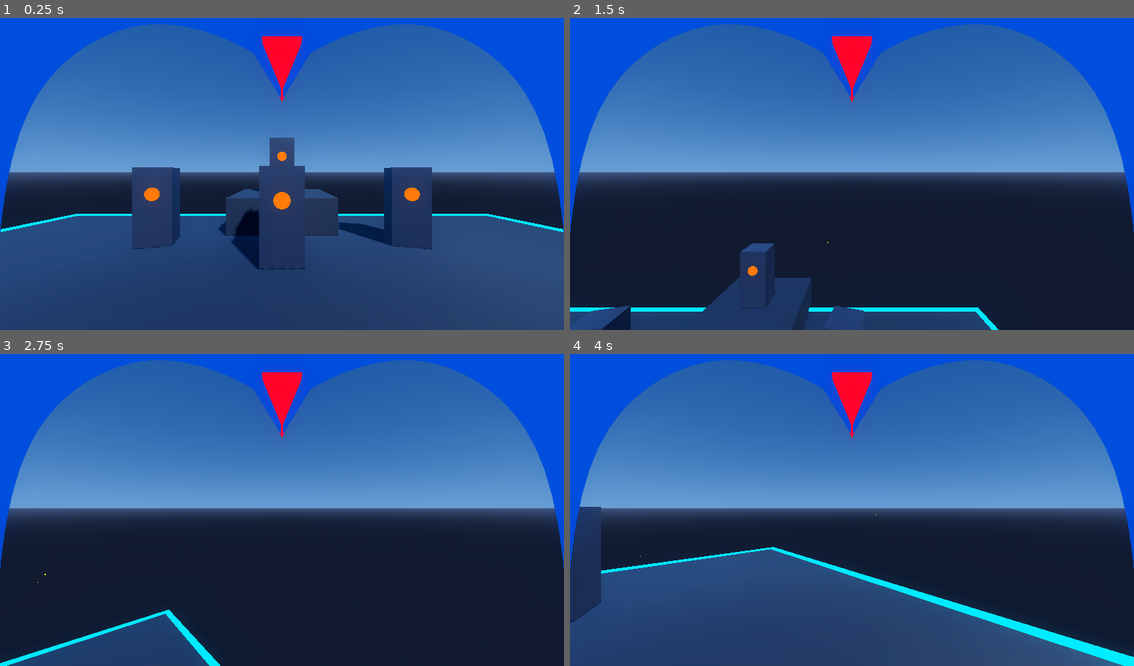
Above: before the commit, frames 1-4 (two rows, left to right).
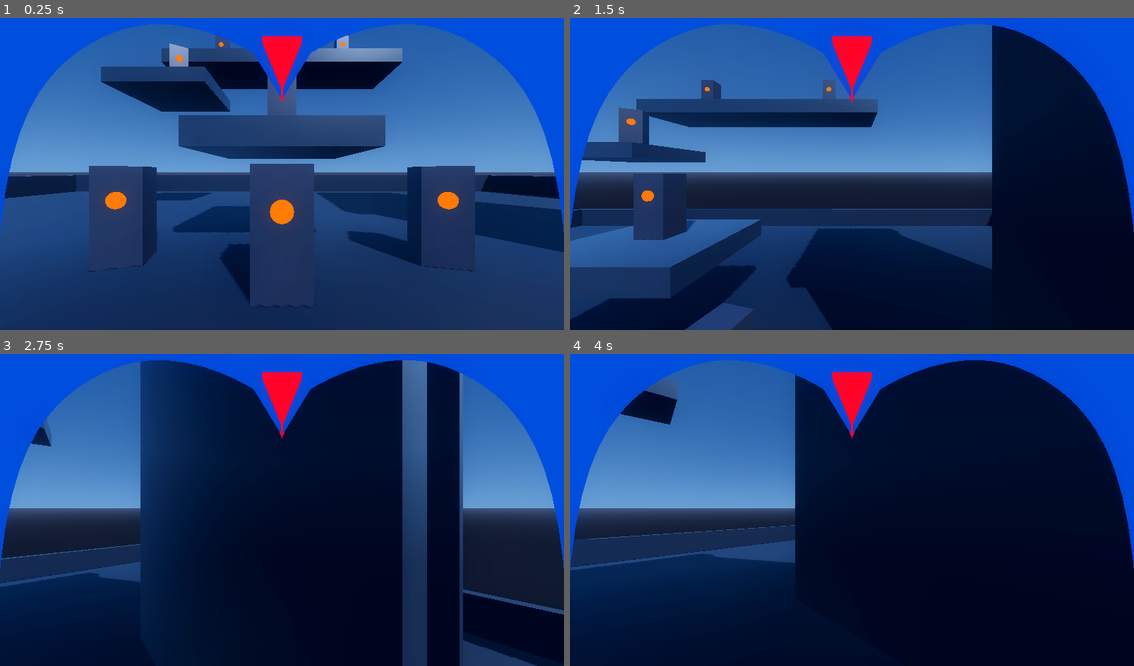
Above: after the commit, the same moments.

Repository: b6-stack/mega-man-x-remade
Game: Godot game, scene res://scenes/test_arena.tscn
Same seed, same stepped clock (60 frames per second), same inputs: the game is played once before the commit and once after it.
Inputs (mouse positions are in pixels of both pictures, inside the frame that each line leads up to):
- Up to frame 1 (0.25 s): no input
- Up to frame 2 (1.5 s): tap Enter (ui_accept) at 0.5, 0.77, 1.07 s; move the mouse to (976, 155) at 0.52 s; hold D 0.53-1.25 s; hold Space 0.53-1.25 s; click (976, 155) at 0.67 s; tap Shift at 0.8 s; drag from (739, 186) to (823, 236) at 1.27 s
- Up to frame 3 (2.75 s): move the mouse to (338, 438) at 2.02 s; hold D from 2.03 s (still down); hold E from 2.03 s (still down); tap Enter (ui_accept) at 2.3 s
- Up to frame 4 (4 s): release D at 2.75 s; release E at 2.75 s; drag from (823, 572) to (682, 460) at 2.77 s; move the mouse to (1021, 556) at 3.52 s; hold A from 3.53 s (still down); hold Space from 3.53 s (still down); tap Enter (ui_accept) at 3.77 s; tap Shift at 3.8 s

The runs differ from the first frame. In frame 1, 28% of the frame differs, in the area x 0-100%, y 5-94%; in frame 2, 32%; in frame 3, 37%; in frame 4, 55%, in the area x 0-100%, y 2-100%.

Commit message:
feat(platforming): implement wall-sliding, wall-kicking, dashing, and expand test arena level

Diff:
--- a/scenes/player.tscn
+++ b/scenes/player.tscn
@@ -145,6 +145,29 @@
 radius = 0.026
 height = 0.030
 
+[sub_resource type="ParticleProcessMaterial" id="ParticleProcessMaterial_wall_slide"]
+emission_shape = 1
+emission_sphere_radius = 0.25
+direction = Vector3(0, 1, 0)
+spread = 40.0
+initial_velocity_min = 1.5
+initial_velocity_max = 3.5
+gravity = Vector3(0, -9.8, 0)
+scale_min = 0.5
+scale_max = 1.0
+
+[sub_resource type="StandardMaterial3D" id="StandardMaterial3D_wall_spark"]
+shading_mode = 0
+albedo_color = Color(1, 0.75, 0.2, 1)
+emission_enabled = true
+emission = Color(1, 0.65, 0.1, 1)
+emission_energy_multiplier = 4.0
+
+[sub_resource type="SphereMesh" id="SphereMesh_wall_spark"]
+material = SubResource("StandardMaterial3D_wall_spark")
+radius = 0.02
+height = 0.04
+
 [node name="VRPlayer" type="CharacterBody3D"]
 collision_layer = 4
 collision_mask = 1
@@ -153,6 +176,14 @@
 [node name="CollisionShape3D" type="CollisionShape3D" parent="."]
 transform = Transform3D(1, 0, 0, 0, 1, 0, 0, 0, 1, 0, 0.9, 0)
 shape = SubResource("CapsuleShape3D_player")
+
+[node name="WallSlideParticles" type="GPUParticles3D" parent="."]
+transform = Transform3D(1, 0, 0, 0, 1, 0, 0, 0, 1, 0, 0.5, 0)
+emitting = false
+amount = 20
+lifetime = 0.18
+process_material = SubResource("ParticleProcessMaterial_wall_slide")
+draw_pass_1 = SubResource("SphereMesh_wall_spark")
 
 [node name="XROrigin3D" type="XROrigin3D" parent="."]
 
--- a/scenes/test_arena.tscn
+++ b/scenes/test_arena.tscn
@@ -24,35 +24,126 @@
 glow_bloom = 0.2
 
 [sub_resource type="BoxShape3D" id="BoxShape3D_floor"]
-size = Vector3(16, 1, 16)
+size = Vector3(36, 1, 36)
 
 [sub_resource type="StandardMaterial3D" id="StandardMaterial3D_floor"]
-albedo_color = Color(0.12, 0.14, 0.18, 1)
-metallic = 0.3
-roughness = 0.6
-uv1_scale = Vector3(16, 16, 1)
+albedo_color = Color(0.10, 0.12, 0.16, 1)
+metallic = 0.4
+roughness = 0.5
+uv1_scale = Vector3(36, 36, 1)
 
 [sub_resource type="BoxMesh" id="BoxMesh_floor"]
 material = SubResource("StandardMaterial3D_floor")
-size = Vector3(16, 1, 16)
-
-[sub_resource type="StandardMaterial3D" id="StandardMaterial3D_trim"]
+size = Vector3(36, 1, 36)
+
+[sub_resource type="StandardMaterial3D" id="StandardMaterial3D_wall"]
+albedo_color = Color(0.14, 0.17, 0.22, 1)
+metallic = 0.5
+roughness = 0.4
+
+[sub_resource type="StandardMaterial3D" id="StandardMaterial3D_platform"]
+albedo_color = Color(0.16, 0.20, 0.26, 1)
+metallic = 0.5
+roughness = 0.35
+
+[sub_resource type="StandardMaterial3D" id="StandardMaterial3D_trim_cyan"]
 shading_mode = 0
-albedo_color = Color(0, 0.8, 1, 1)
+albedo_color = Color(0, 0.85, 1, 1)
 emission_enabled = true
-emission = Color(0, 0.75, 1, 1)
-emission_energy_multiplier = 3.0
-
-[sub_resource type="BoxMesh" id="BoxMesh_trim"]
-material = SubResource("StandardMaterial3D_trim")
-size = Vector3(16.2, 0.05, 0.2)
-
-[sub_resource type="BoxMesh" id="BoxMesh_platform"]
-material = SubResource("StandardMaterial3D_floor")
-size = Vector3(3, 1, 3)
-
-[sub_resource type="BoxShape3D" id="BoxShape3D_platform"]
-size = Vector3(3, 1, 3)
+emission = Color(0, 0.8, 1, 1)
+emission_energy_multiplier = 3.5
+
+[sub_resource type="StandardMaterial3D" id="StandardMaterial3D_trim_amber"]
+shading_mode = 0
+albedo_color = Color(1, 0.65, 0.05, 1)
+emission_enabled = true
+emission = Color(1, 0.6, 0.05, 1)
+emission_energy_multiplier = 3.5
+
+[sub_resource type="StandardMaterial3D" id="StandardMaterial3D_trim_green"]
+shading_mode = 0
+albedo_color = Color(0.1, 1, 0.45, 1)
+emission_enabled = true
+emission = Color(0.1, 0.95, 0.4, 1)
+emission_energy_multiplier = 3.5
+
+[sub_resource type="BoxMesh" id="BoxMesh_trim_h36"]
+material = SubResource("StandardMaterial3D_trim_cyan")
+size = Vector3(36.2, 0.05, 0.2)
+
+[sub_resource type="BoxMesh" id="BoxMesh_trim_v36"]
+material = SubResource("StandardMaterial3D_trim_cyan")
+size = Vector3(0.2, 0.05, 36.2)
+
+[sub_resource type="BoxMesh" id="BoxMesh_chute_wall"]
+material = SubResource("StandardMaterial3D_wall")
+size = Vector3(0.8, 12, 8)
+
+[sub_resource type="BoxShape3D" id="BoxShape3D_chute_wall"]
+size = Vector3(0.8, 12, 8)
+
+[sub_resource type="BoxMesh" id="BoxMesh_observation_deck"]
+material = SubResource("StandardMaterial3D_platform")
+size = Vector3(6, 0.8, 8)
+
+[sub_resource type="BoxShape3D" id="BoxShape3D_observation_deck"]
+size = Vector3(6, 0.8, 8)
+
+[sub_resource type="BoxMesh" id="BoxMesh_monolith"]
+material = SubResource("StandardMaterial3D_wall")
+size = Vector3(4, 10, 2)
+
+[sub_resource type="BoxShape3D" id="BoxShape3D_monolith"]
+size = Vector3(4, 10, 2)
+
+[sub_resource type="BoxMesh" id="BoxMesh_monolith_perch"]
+material = SubResource("StandardMaterial3D_platform")
+size = Vector3(4.4, 0.6, 2.4)
+
+[sub_resource type="BoxShape3D" id="BoxShape3D_monolith_perch"]
+size = Vector3(4.4, 0.6, 2.4)
+
+[sub_resource type="BoxMesh" id="BoxMesh_plat_step1"]
+material = SubResource("StandardMaterial3D_platform")
+size = Vector3(4, 0.6, 4)
+
+[sub_resource type="BoxShape3D" id="BoxShape3D_plat_step1"]
+size = Vector3(4, 0.6, 4)
+
+[sub_resource type="BoxMesh" id="BoxMesh_plat_step2"]
+material = SubResource("StandardMaterial3D_platform")
+size = Vector3(4, 0.6, 4)
+
+[sub_resource type="BoxShape3D" id="BoxShape3D_plat_step2"]
+size = Vector3(4, 0.6, 4)
+
+[sub_resource type="BoxMesh" id="BoxMesh_high_bridge"]
+material = SubResource("StandardMaterial3D_platform")
+size = Vector3(14, 0.8, 4)
+
+[sub_resource type="BoxShape3D" id="BoxShape3D_high_bridge"]
+size = Vector3(14, 0.8, 4)
+
+[sub_resource type="BoxMesh" id="BoxMesh_barrier_side"]
+material = SubResource("StandardMaterial3D_wall")
+size = Vector3(36.4, 1.4, 0.4)
+
+[sub_resource type="BoxShape3D" id="BoxShape3D_barrier_side"]
+size = Vector3(36.4, 1.4, 0.4)
+
+[sub_resource type="BoxMesh" id="BoxMesh_barrier_end"]
+material = SubResource("StandardMaterial3D_wall")
+size = Vector3(0.4, 1.4, 36.4)
+
+[sub_resource type="BoxShape3D" id="BoxShape3D_barrier_end"]
+size = Vector3(0.4, 1.4, 36.4)
+
+[sub_resource type="BoxMesh" id="BoxMesh_cover"]
+material = SubResource("StandardMaterial3D_platform")
+size = Vector3(3, 1.4, 0.8)
+
+[sub_resource type="BoxShape3D" id="BoxShape3D_cover"]
+size = Vector3(3, 1.4, 0.8)
 
 [node name="TestArena" type="Node3D"]
 
@@ -60,7 +151,7 @@
 environment = SubResource("Environment_env")
 
 [node name="DirectionalLight3D" type="DirectionalLight3D" parent="."]
-transform = Transform3D(0.866025, -0.353553, 0.353553, 0, 0.707107, 0.707107, -0.5, -0.612372, 0.612372, 5, 8, 5)
+transform = Transform3D(0.866025, -0.353553, 0.353553, 0, 0.707107, 0.707107, -0.5, -0.612372, 0.612372, 8, 16, 8)
 shadow_enabled = true
 
 [node name="Floor" type="StaticBody3D" parent="."]
@@ -76,43 +167,213 @@
 mesh = SubResource("BoxMesh_floor")
 
 [node name="FloorTrimNorth" type="MeshInstance3D" parent="Floor"]
-transform = Transform3D(1, 0, 0, 0, 1, 0, 0, 0, 1, 0, 0.02, -8)
-mesh = SubResource("BoxMesh_trim")
+transform = Transform3D(1, 0, 0, 0, 1, 0, 0, 0, 1, 0, 0.02, -18)
+mesh = SubResource("BoxMesh_trim_h36")
 
 [node name="FloorTrimSouth" type="MeshInstance3D" parent="Floor"]
-transform = Transform3D(1, 0, 0, 0, 1, 0, 0, 0, 1, 0, 0.02, 8)
-mesh = SubResource("BoxMesh_trim")
+transform = Transform3D(1, 0, 0, 0, 1, 0, 0, 0, 1, 0, 0.02, 18)
+mesh = SubResource("BoxMesh_trim_h36")
 
 [node name="FloorTrimEast" type="MeshInstance3D" parent="Floor"]
-transform = Transform3D(-4.37114e-08, 0, 1, 0, 1, 0, -1, 0, -4.37114e-08, 8, 0.02, 0)
-mesh = SubResource("BoxMesh_trim")
+transform = Transform3D(1, 0, 0, 0, 1, 0, 0, 0, 1, 18, 0.02, 0)
+mesh = SubResource("BoxMesh_trim_v36")
 
 [node name="FloorTrimWest" type="MeshInstance3D" parent="Floor"]
-transform = Transform3D(-4.37114e-08, 0, 1, 0, 1, 0, -1, 0, -4.37114e-08, -8, 0.02, 0)
-mesh = SubResource("BoxMesh_trim")
-
-[node name="RaisedPlatform" type="StaticBody3D" parent="."]
-transform = Transform3D(1, 0, 0, 0, 1, 0, 0, 0, 1, 0, 0.5, -7)
-
-[node name="MeshInstance3D" type="MeshInstance3D" parent="RaisedPlatform"]
-mesh = SubResource("BoxMesh_platform")
-
-[node name="CollisionShape3D" type="CollisionShape3D" parent="RaisedPlatform"]
-shape = SubResource("BoxShape3D_platform")
+transform = Transform3D(1, 0, 0, 0, 1, 0, 0, 0, 1, -18, 0.02, 0)
+mesh = SubResource("BoxMesh_trim_v36")
+
+[node name="PerimeterBarriers" type="Node3D" parent="."]
+
+[node name="BarrierNorth" type="StaticBody3D" parent="PerimeterBarriers"]
+transform = Transform3D(1, 0, 0, 0, 1, 0, 0, 0, 1, 0, 0.7, -18)
+collision_layer = 1
+collision_mask = 6
+
+[node name="CollisionShape3D" type="CollisionShape3D" parent="PerimeterBarriers/BarrierNorth"]
+shape = SubResource("BoxShape3D_barrier_side")
+
+[node name="MeshInstance3D" type="MeshInstance3D" parent="PerimeterBarriers/BarrierNorth"]
+mesh = SubResource("BoxMesh_barrier_side")
+
+[node name="BarrierSouth" type="StaticBody3D" parent="PerimeterBarriers"]
+transform = Transform3D(1, 0, 0, 0, 1, 0, 0, 0, 1, 0, 0.7, 18)
+collision_layer = 1
+collision_mask = 6
+
+[node name="CollisionShape3D" type="CollisionShape3D" parent="PerimeterBarriers/BarrierSouth"]
+shape = SubResource("BoxShape3D_barrier_side")
+
+[node name="MeshInstance3D" type="MeshInstance3D" parent="PerimeterBarriers/BarrierSouth"]
+mesh = SubResource("BoxMesh_barrier_side")
+
+[node name="BarrierEast" type="StaticBody3D" parent="PerimeterBarriers"]
+transform = Transform3D(1, 0, 0, 0, 1, 0, 0, 0, 1, 18, 0.7, 0)
+collision_layer = 1
+collision_mask = 6
+
+[node name="CollisionShape3D" type="CollisionShape3D" parent="PerimeterBarriers/BarrierEast"]
+shape = SubResource("BoxShape3D_barrier_end")
+
+[node name="MeshInstance3D" type="MeshInstance3D" parent="PerimeterBarriers/BarrierEast"]
+mesh = SubResource("BoxMesh_barrier_end")
+
+[node name="BarrierWest" type="StaticBody3D" parent="PerimeterBarriers"]
+transform = Transform3D(1, 0, 0, 0, 1, 0, 0, 0, 1, -18, 0.7, 0)
+collision_layer = 1
+collision_mask = 6
+
+[node name="CollisionShape3D" type="CollisionShape3D" parent="PerimeterBarriers/BarrierWest"]
+shape = SubResource("BoxShape3D_barrier_end")
+
+[node name="MeshInstance3D" type="MeshInstance3D" parent="PerimeterBarriers/BarrierWest"]
+mesh = SubResource("BoxMesh_barrier_end")
+
+[node name="VerticalWallChute" type="Node3D" parent="."]
+
+[node name="LeftChuteWall" type="StaticBody3D" parent="VerticalWallChute"]
+transform = Transform3D(1, 0, 0, 0, 1, 0, 0, 0, 1, 10, 6, -2)
+collision_layer = 1
+collision_mask = 6
+
+[node name="CollisionShape3D" type="CollisionShape3D" parent="VerticalWallChute/LeftChuteWall"]
+shape = SubResource("BoxShape3D_chute_wall")
+
+[node name="MeshInstance3D" type="MeshInstance3D" parent="VerticalWallChute/LeftChuteWall"]
+mesh = SubResource("BoxMesh_chute_wall")
+
+[node name="RightChuteWall" type="StaticBody3D" parent="VerticalWallChute"]
+transform = Transform3D(1, 0, 0, 0, 1, 0, 0, 0, 1, 14, 6, -2)
+collision_layer = 1
+collision_mask = 6
+
+[node name="CollisionShape3D" type="CollisionShape3D" parent="VerticalWallChute/RightChuteWall"]
+shape = SubResource("BoxShape3D_chute_wall")
+
+[node name="MeshInstance3D" type="MeshInstance3D" parent="VerticalWallChute/RightChuteWall"]
+mesh = SubResource("BoxMesh_chute_wall")
+
+[node name="ObservationDeck" type="StaticBody3D" parent="VerticalWallChute"]
+transform = Transform3D(1, 0, 0, 0, 1, 0, 0, 0, 1, 12, 12.4, -2)
+collision_layer = 1
+collision_mask = 6
+
+[node name="CollisionShape3D" type="CollisionShape3D" parent="VerticalWallChute/ObservationDeck"]
+shape = SubResource("BoxShape3D_observation_deck")
+
+[node name="MeshInstance3D" type="MeshInstance3D" parent="VerticalWallChute/ObservationDeck"]
+mesh = SubResource("BoxMesh_observation_deck")
+
+[node name="MonolithTower" type="Node3D" parent="."]
+
+[node name="MonolithWall" type="StaticBody3D" parent="MonolithTower"]
+transform = Transform3D(1, 0, 0, 0, 1, 0, 0, 0, 1, -12, 5, 0)
+collision_layer = 1
+collision_mask = 6
+
+[node name="CollisionShape3D" type="CollisionShape3D" parent="MonolithTower/MonolithWall"]
+shape = SubResource("BoxShape3D_monolith")
+
+[node name="MeshInstance3D" type="MeshInstance3D" parent="MonolithTower/MonolithWall"]
+mesh = SubResource("BoxMesh_monolith")
+
+[node name="TopPerch" type="StaticBody3D" parent="MonolithTower"]
+transform = Transform3D(1, 0, 0, 0, 1, 0, 0, 0, 1, -12, 10.3, 0)
+collision_layer = 1
+collision_mask = 6
+
+[node name="CollisionShape3D" type="CollisionShape3D" parent="MonolithTower/TopPerch"]
+shape = SubResource("BoxShape3D_monolith_perch")
+
+[node name="MeshInstance3D" type="MeshInstance3D" parent="MonolithTower/TopPerch"]
+mesh = SubResource("BoxMesh_monolith_perch")
+
+[node name="PlatformCourse" type="Node3D" parent="."]
+
+[node name="Step1_Low" type="StaticBody3D" parent="PlatformCourse"]
+transform = Transform3D(1, 0, 0, 0, 1, 0, 0, 0, 1, 0, 2.5, -6)
+collision_layer = 1
+collision_mask = 6
+
+[node name="CollisionShape3D" type="CollisionShape3D" parent="PlatformCourse/Step1_Low"]
+shape = SubResource("BoxShape3D_plat_step1")
+
+[node name="MeshInstance3D" type="MeshInstance3D" parent="PlatformCourse/Step1_Low"]
+mesh = SubResource("BoxMesh_plat_step1")
+
+[node name="Step2_Mid" type="StaticBody3D" parent="PlatformCourse"]
+transform = Transform3D(1, 0, 0, 0, 1, 0, 0, 0, 1, -5, 5.5, -10)
+collision_layer = 1
+collision_mask = 6
+
+[node name="CollisionShape3D" type="CollisionShape3D" parent="PlatformCourse/Step2_Mid"]
+shape = SubResource("BoxShape3D_plat_step2")
+
+[node name="MeshInstance3D" type="MeshInstance3D" parent="PlatformCourse/Step2_Mid"]
+mesh = SubResource("BoxMesh_plat_step2")
+
+[node name="Step3_HighBridge" type="StaticBody3D" parent="PlatformCourse"]
+transform = Transform3D(1, 0, 0, 0, 1, 0, 0, 0, 1, 0, 8.5, -14)
+collision_layer = 1
+collision_mask = 6
+
+[node name="CollisionShape3D" type="CollisionShape3D" parent="PlatformCourse/Step3_HighBridge"]
+shape = SubResource("BoxShape3D_high_bridge")
+
+[node name="MeshInstance3D" type="MeshInstance3D" parent="PlatformCourse/Step3_HighBridge"]
+mesh = SubResource("BoxMesh_high_bridge")
+
+[node name="CombatCover" type="Node3D" parent="."]
+
+[node name="CoverLeft" type="StaticBody3D" parent="CombatCover"]
+transform = Transform3D(1, 0, 0, 0, 1, 0, 0, 0, 1, -4, 0.7, 3)
+collision_layer = 1
+collision_mask = 6
+
+[node name="CollisionShape3D" type="CollisionShape3D" parent="CombatCover/CoverLeft"]
+shape = SubResource("BoxShape3D_cover")
+
+[node name="MeshInstance3D" type="MeshInstance3D" parent="CombatCover/CoverLeft"]
+mesh = SubResource("BoxMesh_cover")
+
+[node name="CoverRight" type="StaticBody3D" parent="CombatCover"]
+transform = Transform3D(1, 0, 0, 0, 1, 0, 0, 0, 1, 4, 0.7, 3)
+collision_layer = 1
+collision_mask = 6
+
+[node name="CollisionShape3D" type="CollisionShape3D" parent="CombatCover/CoverRight"]
+shape = SubResource("BoxShape3D_cover")
+
+[node name="MeshInstance3D" type="MeshInstance3D" parent="CombatCover/CoverRight"]
+mesh = SubResource("BoxMesh_cover")
 
 [node name="Dummies" type="Node3D" parent="."]
 
 [node name="TargetDummy_Center" parent="Dummies" instance=ExtResource("2_dummy")]
-transform = Transform3D(1, 0, 0, 0, 1, 0, 0, 0, 1, 0, 0, -4)
+transform = Transform3D(1, 0, 0, 0, 1, 0, 0, 0, 1, 0, 0, -3)
 
 [node name="TargetDummy_Left" parent="Dummies" instance=ExtResource("2_dummy")]
-transform = Transform3D(0.965926, 0, 0.258819, 0, 1, 0, -0.258819, 0, 0.965926, -3, 0, -5)
+transform = Transform3D(0.965926, 0, 0.258819, 0, 1, 0, -0.258819, 0, 0.965926, -3, 0, -4)
 
 [node name="TargetDummy_Right" parent="Dummies" instance=ExtResource("2_dummy")]
-transform = Transform3D(0.965926, 0, -0.258819, 0, 1, 0, 0.258819, 0, 0.965926, 3, 0, -5)
-
-[node name="TargetDummy_Elevated" parent="Dummies" instance=ExtResource("2_dummy")]
-transform = Transform3D(1, 0, 0, 0, 1, 0, 0, 0, 1, 0, 1, -7)
+transform = Transform3D(0.965926, 0, -0.258819, 0, 1, 0, 0.258819, 0, 0.965926, 3, 0, -4)
+
+[node name="TargetDummy_Step1" parent="Dummies" instance=ExtResource("2_dummy")]
+transform = Transform3D(1, 0, 0, 0, 1, 0, 0, 0, 1, 0, 2.8, -6)
+
+[node name="TargetDummy_Step2" parent="Dummies" instance=ExtResource("2_dummy")]
+transform = Transform3D(0.866025, 0, 0.5, 0, 1, 0, -0.5, 0, 0.866025, -5, 5.8, -10)
+
+[node name="TargetDummy_HighBridge_Left" parent="Dummies" instance=ExtResource("2_dummy")]
+transform = Transform3D(1, 0, 0, 0, 1, 0, 0, 0, 1, -4, 8.9, -14)
+
+[node name="TargetDummy_HighBridge_Right" parent="Dummies" instance=ExtResource("2_dummy")]
+transform = Transform3D(1, 0, 0, 0, 1, 0, 0, 0, 1, 4, 8.9, -14)
+
+[node name="TargetDummy_ObservationDeck" parent="Dummies" instance=ExtResource("2_dummy")]
+transform = Transform3D(-0.258819, 0, 0.965926, 0, 1, 0, -0.965926, 0, -0.258819, 12, 12.8, -2)
+
+[node name="TargetDummy_Monolith" parent="Dummies" instance=ExtResource("2_dummy")]
+transform = Transform3D(0.258819, 0, 0.965926, 0, 1, 0, -0.965926, 0, 0.258819, -12, 10.6, 0)
 
 [node name="VRPlayer" parent="." instance=ExtResource("1_player")]
 transform = Transform3D(1, 0, 0, 0, 1, 0, 0, 0, 1, 0, 0, 0)
--- a/scripts/player.gd
+++ b/scripts/player.gd
@@ -7,12 +7,26 @@
 	VALVE_INDEX
 }
 
+@export_group("Controller Profile")
 @export var controller_profile: ControllerProfile = ControllerProfile.META_QUEST
-@export var move_speed: float = 4.0
+
+@export_group("Locomotion")
+@export var move_speed: float = 5.0
 @export var snap_turn_angle: float = 45.0
-# 3x jump height: peak height ~3.8m (was ~1.27m at 5.0m/s)
 @export var jump_velocity: float = 8.8
-@export var gravity: float = 10.5
+@export var gravity: float = 12.0
+
+@export_group("Wall Jump & Slide")
+@export var wall_slide_speed: float = 2.5
+@export var wall_slide_gravity: float = 5.5
+@export var wall_jump_kick_speed: float = 6.5
+@export var wall_kick_lock_time: float = 0.14
+@export var wall_coyote_time: float = 0.12
+
+@export_group("Dash")
+@export var dash_speed: float = 10.0
+@export var dash_duration: float = 0.32
+@export var dash_cooldown: float = 0.45
 
 @onready var xr_origin: XROrigin3D = $XROrigin3D
 @onready var xr_camera: XRCamera3D = $XROrigin3D/XRCamera3D
@@ -20,11 +34,23 @@
 @onready var right_controller: XRController3D = $XROrigin3D/RightController
 @onready var left_hand_offset: Node3D = get_node_or_null("XROrigin3D/LeftController/LeftHandOffset")
 @onready var right_hand_offset: Node3D = get_node_or_null("XROrigin3D/RightController/RightHandOffset")
+@onready var wall_slide_particles: GPUParticles3D = get_node_or_null("WallSlideParticles")
 
 var is_xr_active: bool = false
+var is_wall_sliding: bool = false
+var is_dashing: bool = false
+
 var _can_snap_turn: bool = true
 var _prev_q_pressed: bool = false
 var _prev_e_pressed: bool = false
+var _prev_shift_pressed: bool = false
+
+var _wall_coyote_timer: float = 0.0
+var _wall_kick_timer: float = 0.0
+var _last_wall_normal: Vector3 = Vector3.ZERO
+var _dash_timer: float = 0.0
+var _dash_cooldown_timer: float = 0.0
+var _dash_direction: Vector3 = Vector3.ZERO
 
 func _ready() -> void:
 	_apply_controller_profile()
@@ -70,23 +96,65 @@
 		print("Mega Man X VR: OpenXR not found/active. Desktop preview mode.")
 
 func _on_controller_button_pressed(button_name: String) -> void:
-	# Dedicated VR Jump on A, B, X, Y buttons or primary stick click
+	# VR Jump (A, B, X, Y or stick click)
 	if button_name == "ax_button" or button_name == "by_button" or button_name == "primary_click":
-		if is_on_floor():
-			velocity.y = jump_velocity
-
-func _physics_process(delta: float) -> void:
-	# Gravity & Jump
-	if not is_on_floor():
-		velocity.y -= gravity * delta
-	else:
-		if velocity.y < 0.0:
-			velocity.y = 0.0
-		# Desktop jump fallback on Space / Enter
-		if Input.is_action_just_pressed("ui_accept") or Input.is_key_pressed(KEY_SPACE) or Input.is_key_pressed(KEY_ENTER):
-			velocity.y = jump_velocity
-
-	# Locomotion Movement (Left Stick / WASD)
+		_try_jump()
+
+	# VR Dash (grip click, secondary click)
+	if button_name == "grip_click" or button_name == "secondary_click":
+		_try_dash()
+
+func _try_jump() -> bool:
+	if is_on_floor():
+		velocity.y = jump_velocity
+		is_wall_sliding = false
+		return true
+	elif is_wall_sliding or is_on_wall() or _wall_coyote_timer > 0.0:
+		# Mega Man X Wall Kick!
+		var kick_normal := _last_wall_normal
+		if is_on_wall():
+			kick_normal = get_wall_normal()
+
+		velocity.y = jump_velocity
+		velocity.x = kick_normal.x * wall_jump_kick_speed
+		velocity.z = kick_normal.z * wall_jump_kick_speed
+
+		_wall_kick_timer = wall_kick_lock_time
+		_wall_coyote_timer = 0.0
+		is_wall_sliding = false
+
+		_trigger_haptic(0.6, 0.08)
+		return true
+	return false
+
+func _try_dash() -> bool:
+	if _dash_cooldown_timer > 0.0 or is_dashing:
+		return false
+
+	var move_dir := _get_intended_move_direction()
+	if move_dir == Vector3.ZERO:
+		var forward := -xr_camera.global_transform.basis.z
+		forward.y = 0.0
+		move_dir = forward.normalized()
+
+	is_dashing = true
+	_dash_direction = move_dir
+	_dash_timer = dash_duration
+	_dash_cooldown_timer = dash_cooldown
+
+	velocity.x = _dash_direction.x * dash_speed
+	velocity.z = _dash_direction.z * dash_speed
+
+	_trigger_haptic(0.8, 0.12)
+	return true
+
+func _trigger_haptic(amplitude: float, duration: float) -> void:
+	if left_controller:
+		left_controller.trigger_haptic_pulse("haptic", 100.0, amplitude, duration, 0.0)
+	if right_controller:
+		right_controller.trigger_haptic_pulse("haptic", 100.0, amplitude, duration, 0.0)
+
+func _get_intended_move_direction() -> Vector3:
 	var input_vec := Vector2.ZERO
 	if is_xr_active and left_controller:
 		var thumbstick: Vector2 = left_controller.get_vector2("primary")
@@ -101,22 +169,93 @@
 		if Input.is_key_pressed(KEY_D): input_vec.x += 1.0
 		input_vec = input_vec.normalized()
 
-	if input_vec != Vector2.ZERO:
-		var cam_basis := xr_camera.global_transform.basis
-		var forward := -cam_basis.z
-		forward.y = 0.0
-		forward = forward.normalized()
-
-		var right := cam_basis.x
-		right.y = 0.0
-		right = right.normalized()
-
-		var move_dir := (right * input_vec.x + forward * input_vec.y).normalized()
-		velocity.x = move_dir.x * move_speed
-		velocity.z = move_dir.z * move_speed
-	else:
-		velocity.x = move_toward(velocity.x, 0, move_speed * delta * 6.0)
-		velocity.z = move_toward(velocity.z, 0, move_speed * delta * 6.0)
+	if input_vec == Vector2.ZERO:
+		return Vector3.ZERO
+
+	var cam_basis := xr_camera.global_transform.basis
+	var forward := -cam_basis.z
+	forward.y = 0.0
+	forward = forward.normalized()
+
+	var right := cam_basis.x
+	right.y = 0.0
+	right = right.normalized()
+
+	return (right * input_vec.x + forward * input_vec.y).normalized()
+
+func _physics_process(delta: float) -> void:
+	# Timers
+	if _wall_coyote_timer > 0.0:
+		_wall_coyote_timer -= delta
+	if _wall_kick_timer > 0.0:
+		_wall_kick_timer -= delta
+	if _dash_cooldown_timer > 0.0:
+		_dash_cooldown_timer -= delta
+	if _dash_timer > 0.0:
+		_dash_timer -= delta
+		if _dash_timer <= 0.0:
+			is_dashing = false
+
+	# Desktop inputs
+	if Input.is_action_just_pressed("ui_accept") or Input.is_key_pressed(KEY_SPACE) or Input.is_key_pressed(KEY_ENTER):
+		_try_jump()
+
+	var shift_pressed := Input.is_key_pressed(KEY_SHIFT)
+	if shift_pressed and not _prev_shift_pressed:
+		_try_dash()
+	_prev_shift_pressed = shift_pressed
+
+	# Wall Slide Detection
+	var on_wall := is_on_wall()
+	var on_floor := is_on_floor()
+
+	if on_wall and not on_floor:
+		_last_wall_normal = get_wall_normal()
+		_wall_coyote_timer = wall_coyote_time
+
+		# Slide if falling or maintaining wall contact
+		if velocity.y <= 0.0:
+			is_wall_sliding = true
+		else:
+			is_wall_sliding = false
+	else:
+		is_wall_sliding = false
+
+	# Gravity & Vertical Movement
+	if on_floor:
+		if velocity.y < 0.0:
+			velocity.y = 0.0
+	elif is_wall_sliding:
+		# Controlled Mega Man X wall slide
+		velocity.y = move_toward(velocity.y, -wall_slide_speed, wall_slide_gravity * delta)
+		if velocity.y < -wall_slide_speed:
+			velocity.y = -wall_slide_speed
+	else:
+		velocity.y -= gravity * delta
+
+	# Wall Slide FX
+	if wall_slide_particles:
+		wall_slide_particles.emitting = is_wall_sliding
+
+	# Horizontal Movement (Steering & Dashing)
+	if is_dashing:
+		velocity.x = _dash_direction.x * dash_speed
+		velocity.z = _dash_direction.z * dash_speed
+	elif _wall_kick_timer > 0.0:
+		# During initial kick arc, preserve explosive outward impulse
+		var move_dir := _get_intended_move_direction()
+		if move_dir != Vector3.ZERO:
+			# Lightly blend in steer direction
+			velocity.x = move_toward(velocity.x, move_dir.x * move_speed, move_speed * delta * 2.0)
+			velocity.z = move_toward(velocity.z, move_dir.z * move_speed, move_speed * delta * 2.0)
+	else:
+		var move_dir := _get_intended_move_direction()
+		if move_dir != Vector3.ZERO:
+			velocity.x = move_dir.x * move_speed
+			velocity.z = move_dir.z * move_speed
+		else:
+			velocity.x = move_toward(velocity.x, 0, move_speed * delta * 8.0)
+			velocity.z = move_toward(velocity.z, 0, move_speed * delta * 8.0)
 
 	# VR Snap Turning (Right Stick flick left/right)
 	var snap_input := 0.0
Not shown, added: models/helmet_visor_frame.obj.import
